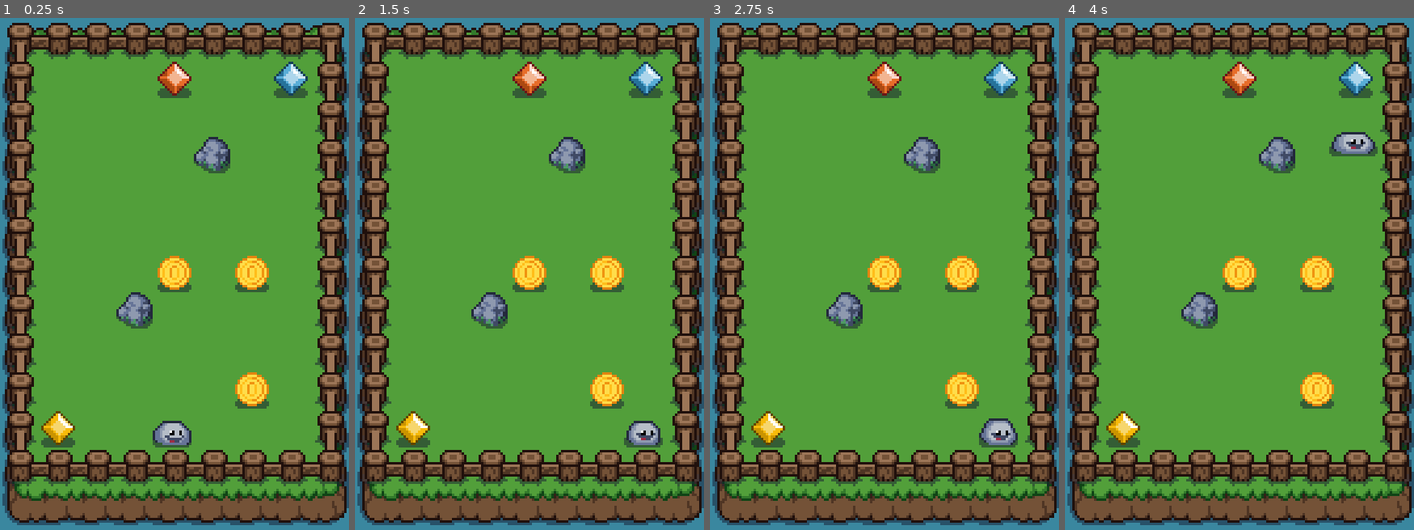
Above: before the commit, frames 1-4 (left to right).
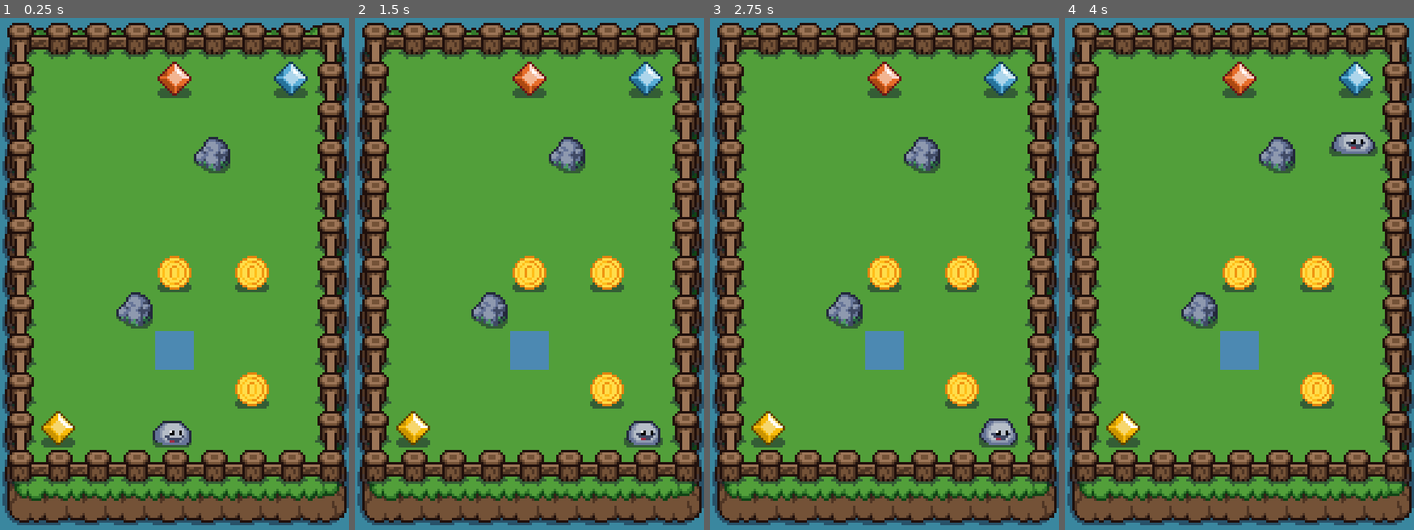
Above: after the commit, the same moments.

Repository: renancvalladao/slime-puzzle-godot
Game: Godot game, scene res://scenes/level.tscn
Two runs of this game, one before a commit and one after it. Both use one fixed random seed, a clock stepped at 60 frames per second and the inputs below.
Inputs (mouse positions are in pixels of both pictures, inside the frame that each line leads up to):
- Up to frame 1 (0.25 s): no input
- Up to frame 2 (1.5 s): tap Enter at 0.5 s; move the mouse to (606, 248) at 0.52 s; hold Right (ui_right) 0.53-1.28 s; move the mouse to (459, 299) at 1.27 s; hold Down (ui_down) from 1.28 s (still down)
- Up to frame 3 (2.75 s): tap Space at 2 s; move the mouse to (919, 156) at 2.02 s; release Down (ui_down) at 2.03 s; hold Right (ui_right) from 2.03 s (still down)
- Up to frame 4 (4 s): tap Enter at 2.75 s; move the mouse to (1222, 376) at 2.77 s; release Right (ui_right) at 2.78 s; hold Up (ui_up) 2.78-3.53 s; move the mouse to (1344, 350) at 3.52 s; hold Left (ui_left) from 3.53 s (still down)

The runs differ from the first frame. In frame 1, 0.8% of the frame differs, in the area x 44-56%, y 61-69%; in frame 2, 0.8%; in frame 3, 0.8%; in frame 4, 0.8%.

Commit message:
Adding exceptions to paint area

Diff:
--- a/scenes/level.tscn
+++ b/scenes/level.tscn
@@ -9,6 +9,7 @@
 [ext_resource path="res://scenes/coin.tscn" type="PackedScene" id=7]
 [ext_resource path="res://scenes/fence.tscn" type="PackedScene" id=8]
 [ext_resource path="res://scenes/crystal_yellow.tscn" type="PackedScene" id=9]
+[ext_resource path="res://scenes/water.tscn" type="PackedScene" id=10]
 
 [node name="Level" type="Node2D"]
 
@@ -46,9 +47,13 @@
 [node name="PaintAreaContainer" parent="." instance=ExtResource( 6 )]
 top_left = Vector2( 8, 8 )
 bottom_right = Vector2( 112, 152 )
+exceptions = PoolVector2Array( 56, 120 )
 
 [node name="Fence" parent="." instance=ExtResource( 8 )]
 tile_data = PoolIntArray( -1, 0, 1, -65536, 0, 196610, -65535, 0, 196610, -65534, 0, 196610, -65533, 0, 196610, -65532, …(588 unchanged characters)…
 
 [node name="CrystalYellow" parent="." instance=ExtResource( 9 )]
 position = Vector2( 8, 152 )
+
+[node name="Water" parent="." instance=ExtResource( 10 )]
+position = Vector2( 56, 120 )
--- a/scripts/paint_area_container.gd
+++ b/scripts/paint_area_container.gd
@@ -5,10 +5,13 @@
 var paint_area = preload("res://scenes/paint_area.tscn")
 export(Vector2) var top_left
 export(Vector2) var bottom_right
+export(PoolVector2Array) var exceptions
 
 func _ready():
 	for x in range(top_left.x, bottom_right.x + tile_size, tile_size):
 		for y in range(top_left.y, bottom_right.y + tile_size, tile_size):
+			if (exceptions.has(Vector2(x, y))):
+				continue
 			var paint_area_node = paint_area.instance()
 			paint_area_node.position = Vector2(x, y)
 			add_child(paint_area_node)
Not shown: 1 places in scenes/level.tscn that only renumber resources
